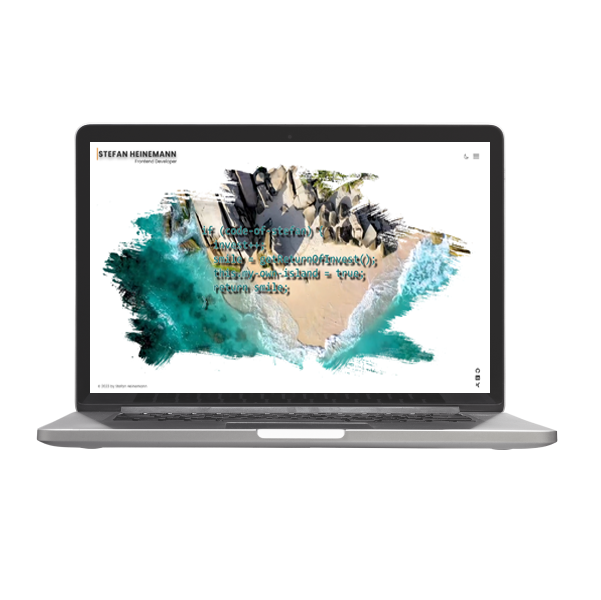
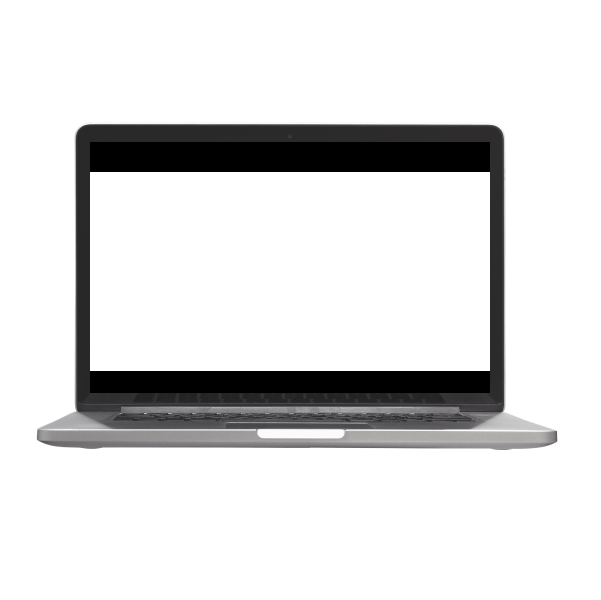
Layer changes from the first w=601, h=600 image to the second:
added layer "Ebene 7" above "Ebene 6" over [left=90, top=371, right=490, bottom=393]
added layer "Ebene 6" above "Ebene 5" over [left=90, top=142, right=490, bottom=172]
hid "Ebene 5" over [left=90, top=142, right=490, bottom=393]
